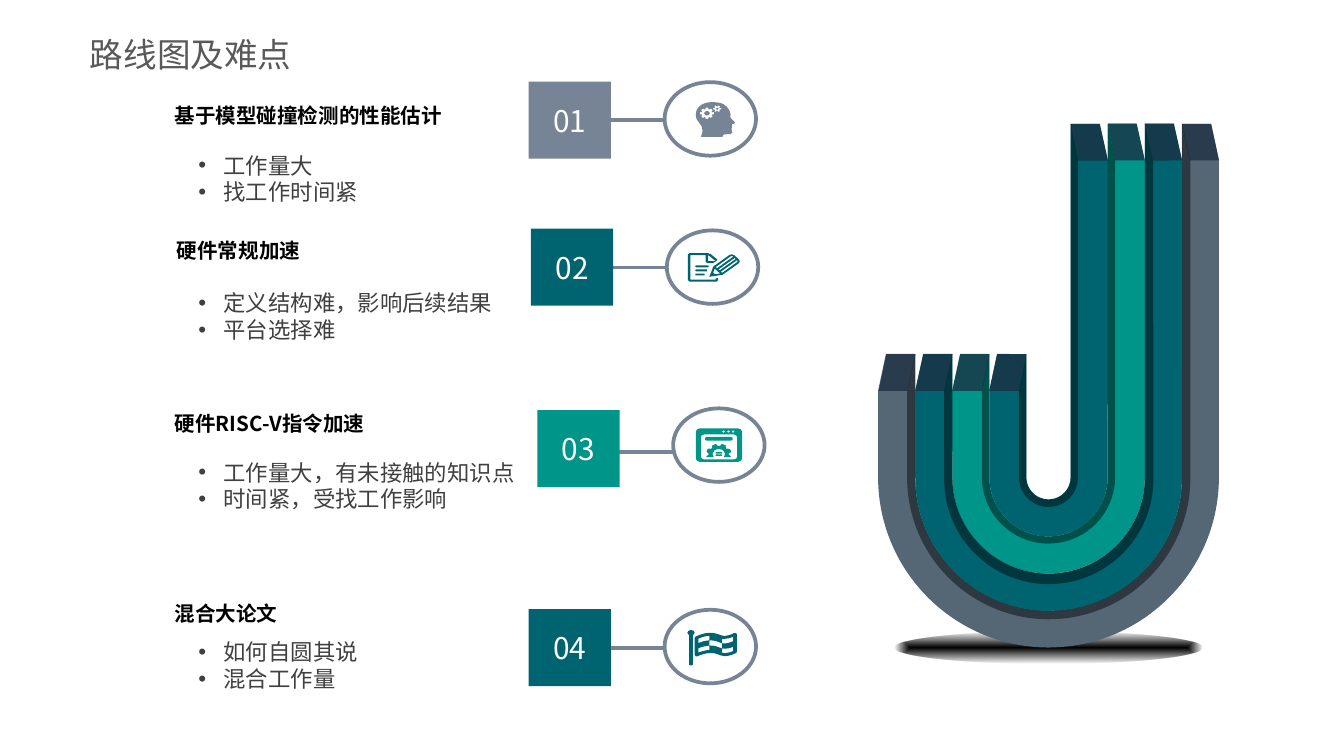
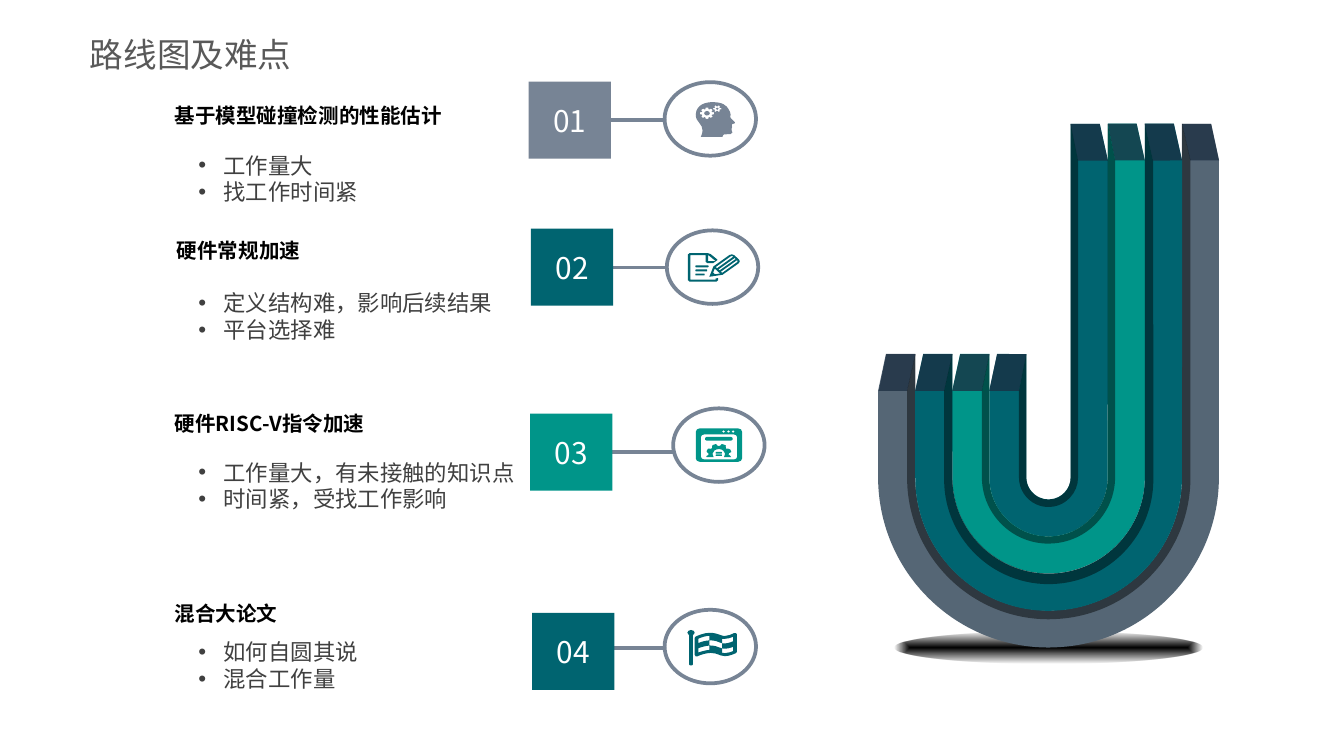
Before and after one commit to whutddk/PRM_Robotic_Arm, a slide deck: slide 14 of doc/进度报告20190912.pptx. Drawn at 1344x756 pixels with LibreOffice and Linux fonts; fonts in the diff are those of the drawing; background and template pictures are left out. Boxes give left, top, right and bottom in pixels: in the first picture for what was removed or moved away, otherwise in the second. Text is boxed around its words. In the diff, an @@ line names an element or a change of style, - is before the commit and + after.

```diff
--- a/doc/进度报告20190912.pptx
+++ b/doc/进度报告20190912.pptx
@@ rectangle "03" moved from (x1=538, y1=410, x2=620, y2=487) to (x1=531, y1=414, x2=613, y2=491) @@
@@ rectangle "04" moved from (x1=528, y1=609, x2=610, y2=685) to (x1=532, y1=613, x2=614, y2=689) @@
```
Also in this commit, not shown: 4 other slides changed.
